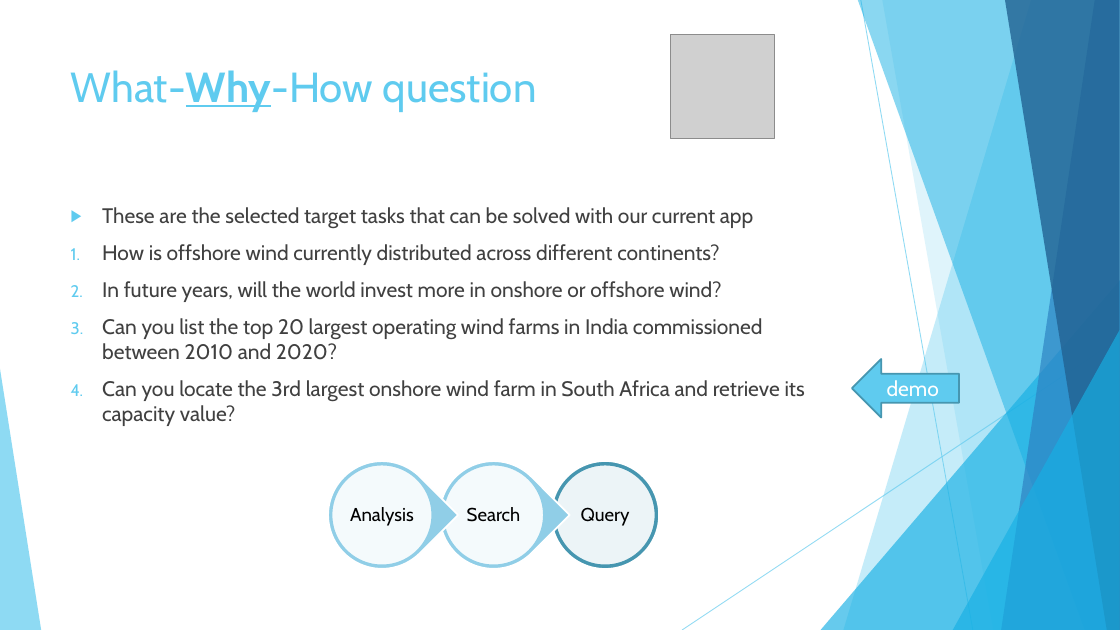
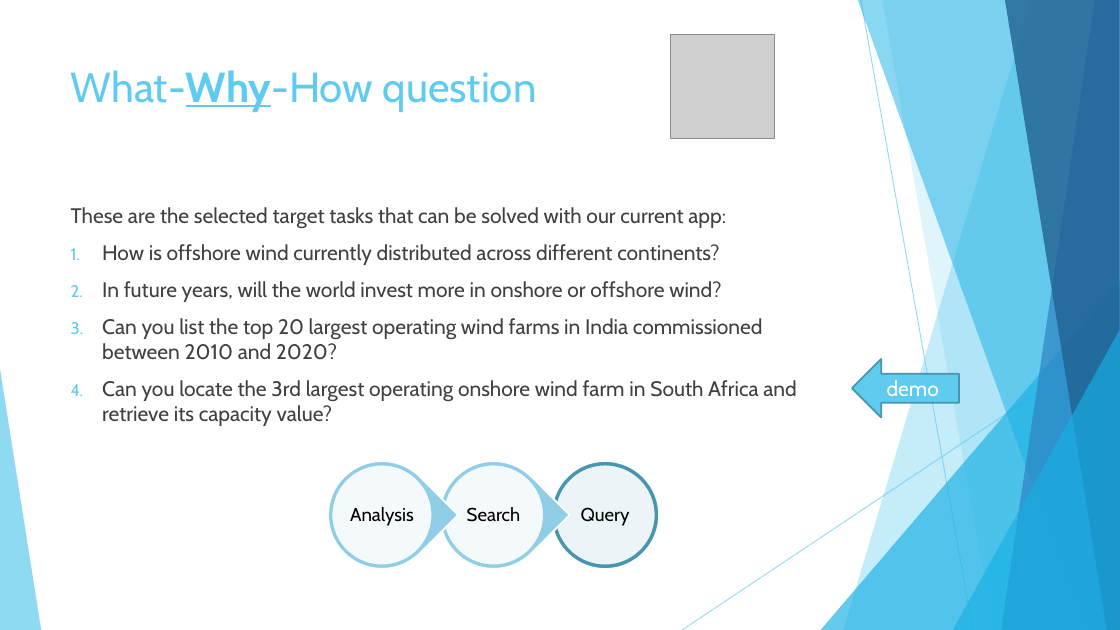
Before and after one commit to jorritvm/infovis, a slide deck: slide 3 of doc/final_presentation/group2_final_presentation.pptx. Drawn at 1120x630 pixels with LibreOffice and Linux fonts; fonts in the diff are those of the drawing; grey boxes stand for pictures. Boxes give left, top, right and bottom in pixels: in the first picture for what was removed or moved away, otherwise in the second. Text is boxed around its words. In the diff, an @@ line names an element or a change of style, - is before the commit and + after.

```diff
--- a/doc/final_presentation/group2_final_presentation.pptx
+++ b/doc/final_presentation/group2_final_presentation.pptx
@@ text at bbox=[71, 207, 726, 229]: text changed @@
-▶ These are the selected target tasks that can be solved with our current app
+These are the selected target tasks that can be solved with our current app:
@@ text at bbox=[102, 380, 796, 426]: text changed @@
-4. Can you locate the 3rd largest onshore wind farm in South Africa and retrieve its capacity value?
+4. Can you locate the 3rd largest operating onshore wind farm in South Africa and retrieve its capacity value?
```
Also in this commit, not shown: 6 other slides changed, 3 slides added, 3 slides removed.
